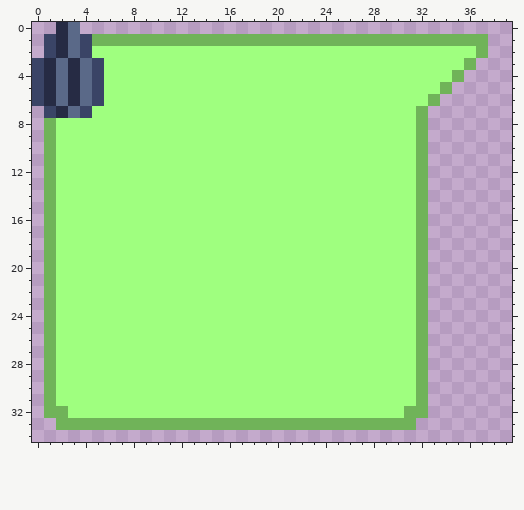
Pixel-art sprite, stored at Pixus/pixus/Images/chatroomBubbleSend01@2x.png. The picture above is the old version.
The file is 80x70 pixels, drawn in blocks of 2x2; one block is one cell here.
After:
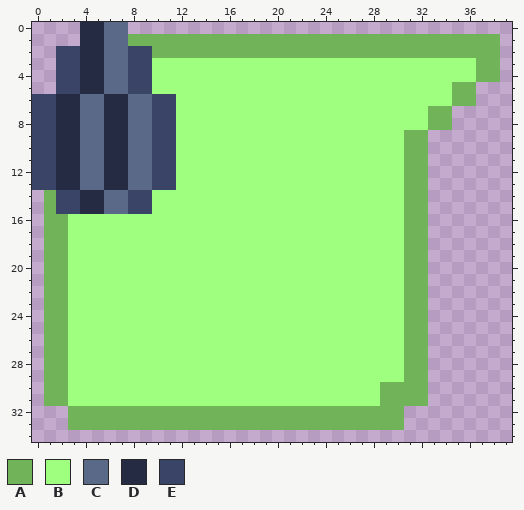
Palette (. is transparent): A #70b359  B #9fff7f  C #5a6988  D #262b44  E #3a4466
The edit:
y 0: x 2..7 DC.... -> ..DDCC
y 1: x 1..7 EDCEAAA -> ...DDCC; x 38 . -> A
y 2: x 1..36 EDCEBBBBBBBBBBBBBBBBBBBBBBBBBBBBBBBB -> .EEDDCCEEAAAAAAAAAAAAAAAAAAAAAAAAAAA; x 38 . -> A
y 3: x 0..9 EDCDCEBBBB -> ..EEDDCCEE; x 36..38 A.. -> BAA
y 4: x 0..9 EDCDCEBBBB -> ..EEDDCCEE; x 35..38 A... -> BBAA
y 5: x 0..9 EDCDCEBBBB -> ..EEDDCCEE; x 34..36 A.. -> BAA
y 6: x 1..2 DC -> ED; x 5..11 EBBBBBB -> CDDCCEE; x 33..36 A... -> BBAA
y 7: x 0 . -> E; x 3..11 CEBBBBBBB -> DCCDDCCEE; x 32..34 A.. -> BAA
y 8: x 0..11 .ABBBBBBBBBB -> EEDDCCDDCCEE; x 32..34 A.. -> BAA
y 9..13: x 0..11 .ABBBBBBBBBB -> EEDDCCDDCCEE; x 31 B -> A
y 14..15: x 2..9 BBBBBBBB -> EEDDCCEE; x 31 B -> A
y 16..29: x 2 B -> A; x 31 B -> A
y 30..31: x 2 B -> A; x 29..31 BBB -> AAA
y 32: x 1..32 AABBBBBBBBBBBBBBBBBBBBBBBBBBBBAA -> ..AAAAAAAAAAAAAAAAAAAAAAAAAAAA..
y 33: x 2 A -> .; x 31 A -> .
Boxes around the changes in both pictures, in picture pixels (x1, y1, x2, y2):
changed: (32, 22, 500, 430)
